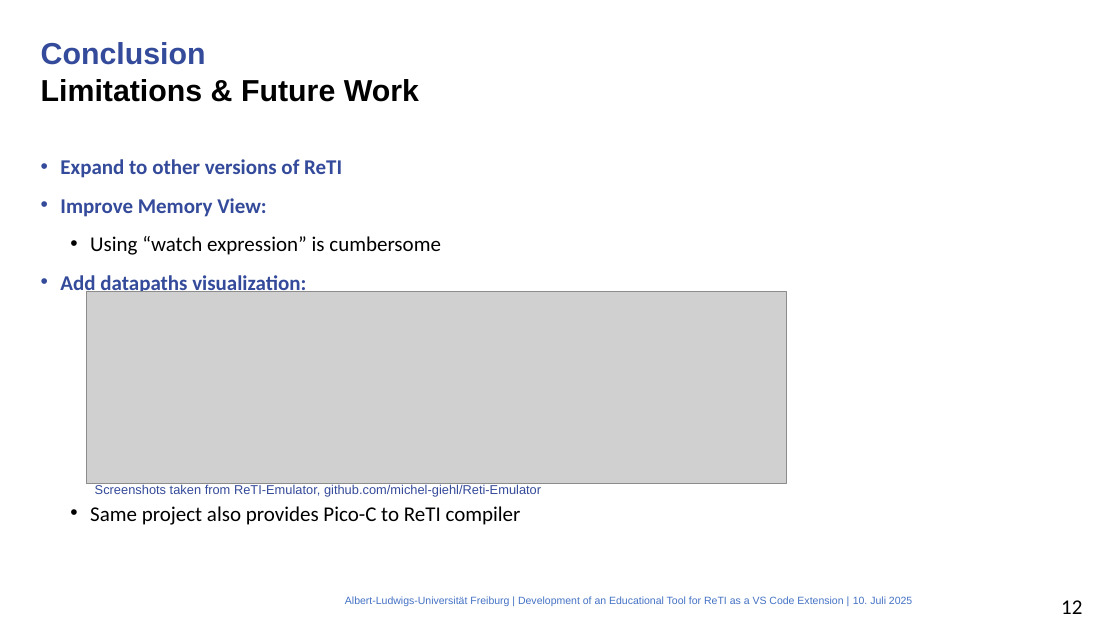
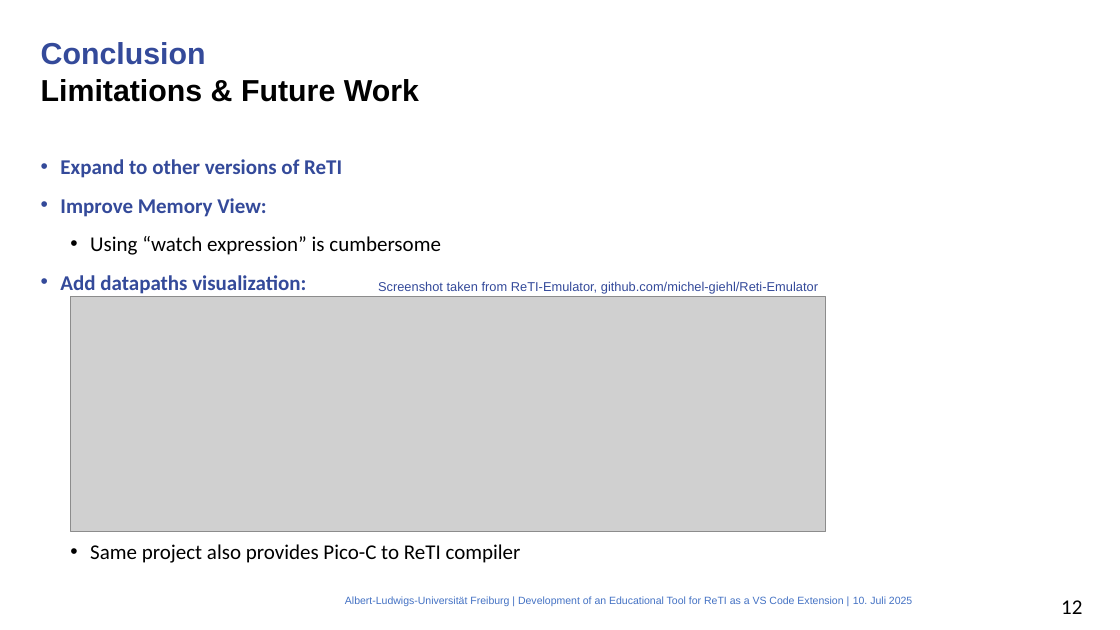
Before and after one commit to mlt279/vscode-reti, a slide deck: slide 12 of presentation/presentation.pptx. Drawn at 1120x630 pixels with LibreOffice and Linux fonts; fonts in the diff are those of the drawing; grey boxes stand for pictures; background and template pictures are left out. Boxes give left, top, right and bottom in pixels: in the first picture for what was removed or moved away, otherwise in the second. Text is boxed around its words. In the diff, an @@ line names an element or a change of style, - is before the commit and + after.

Commit message:
Moved extra slides into seperate section

```diff
--- a/presentation/presentation.pptx
+++ b/presentation/presentation.pptx
@@ text "Expand to other versions of ..." rewrapped from (60, 159, 521, 525) to (60, 159, 521, 563) @@
@@ picture: place and size @@
-picture at (87, 292, 786, 484)
+picture at (71, 297, 826, 532)
@@ text at (378, 281, 818, 294): text changed @@
-Screenshots taken from ReTI-Emulator, github.com/michel-giehl/Reti-Emulator
+Screenshot taken from ReTI-Emulator, github.com/michel-giehl/Reti-Emulator
```
Also in this commit, not shown: 1 other slide changed.
